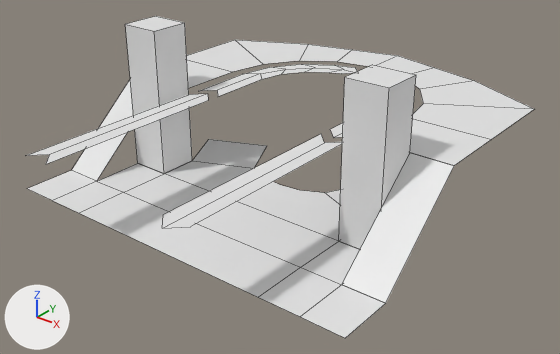
The Blender file assets/london/ealn/ealn.blend, before and after one commit.
Camera for both pictures: a 50 mm camera at (32.0, -44.0, 25.4) aimed at (1.4, -5.7, 1.7). Arrows for +X, +Y and +Z are at lower left; the lights stay in place. Mesh edges are drawn as thin lines.

In view in the first picture: 'airline.southbound.001', 'airline.southbound.003', 'airline.southbound.2', 'lift.entry', 'lift.exit', 'platform.1', 'stairs.entry', 'stairs.exit', 'tickethall.ground'.
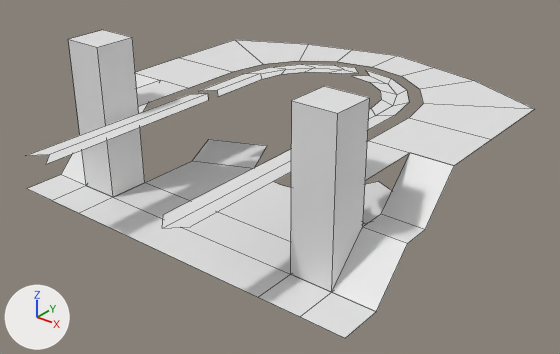
Changed parts and their boxes [x1, y1, x2, y2] in the pictures (560 x 354 px; the box of a moved part takes in the faces that stretch with it):
'tickethall.ground', reshaped
    before: [27, 139, 386, 338]
    after: [27, 139, 392, 338]
'lift.entry', moved
    before: [339, 65, 416, 249]
    after: [291, 86, 370, 292]
'lift.exit', moved
    before: [125, 16, 192, 174]
    after: [68, 30, 145, 197]
'platform.1', reshaped (15% wider, 13% taller)
    before: [187, 40, 534, 165]
    after: [135, 40, 534, 181]
'stairs.entry', reshaped, moved (9% wider)
    before: [342, 153, 454, 303]
    after: [332, 153, 454, 312]
'stairs.exit', reshaped
    before: [72, 80, 133, 181]
    after: [61, 73, 159, 185]
part 1 of me_plane_028, moved or reshaped
    before: [59, 161, 386, 315]
    after: [59, 161, 375, 315]
part 4 of me_plane_006, built on
    before: [187, 60, 232, 88]
    after: [135, 58, 232, 106]
part 5 of me_plane_006, built on
    before: [410, 119, 491, 165]
    after: [365, 118, 491, 181]
'airline.southbound.000', unchanged, uncovered by the edit
    before: [330, 123, 343, 138]
    after: [353, 70, 409, 130]

The change in detail:
me_plane_028 has 27 vertices, 11 faces and spans x 0.0..28.0, y 0.0..17.0, z 0.0.
me_plane_028 is used by ob_tickethall_ground; location (-14.0, -16.0, 0.0).
me_plane_028 part 1: all 10 vertices in x 0.0..28.0, y 4.0..8.0, z 0.0 are scaled about the mesh origin by (1, 0.75, 1).
me_plane_027 has 4 vertices, 1 face and spans x -3.0..0.0, y 0.0..7.0, z -6.0..0.0.
me_plane_027 is used by ob_stairs_exit; location (-14.0, -5.0, 6.0); rotation (0.0, 0.0, -3.142), in degrees (0, 0, -180).
Verts and faces of me_plane_027; kept vertices keep their numbers, new ones are numbered from 4.
Before the commit, vertices of me_plane_027: 0 (-3.0, 7.0, -6.0) at pixel (96, 181), 1 (0.0, 7.0, -6.0) at pixel (71, 170), 2 (0.0, 0.0, 0.0), 3 (-3.0, 0.0, 0.0).
Part 2, on me_plane_027:
Vertices deleted: 0, 1 (with the faces that use them).
New vertex 4 is at (-3.0, 3.0, -3.0).
New vertex 5 is at (-3.0, 5.0, -3.0).
New vertex 6 is at (-3.0, 8.0, -6.0), pixel (86, 185).
New vertices 7, 8, 9 stand at vertices 4, 5, 6, in that order, plus (3.0, 0.0, 0.0).
New faces: (2, 7, 4, 3), (4, 7, 8, 5), (5, 8, 9, 6).
me_plane_007 has 4 vertices, 1 face and spans x -3.0..0.0, y 0.0..7.0, z -6.0..0.0.
me_plane_007 is used by ob_stairs_entry; location (11.0, -5.0, 6.0); rotation (0.0, 0.0, -3.142), in degrees (0, 0, -180).
Verts and faces of me_plane_007; kept vertices keep their numbers, new ones are numbered from 4.
Before the commit, vertices of me_plane_007: 0 (-3.0, 7.0, -6.0) at pixel (385, 303), 1 (0.0, 7.0, -6.0) at pixel (341, 284), 2 (0.0, 0.0, 0.0) at pixel (410, 152), 3 (-3.0, 0.0, 0.0) at pixel (454, 165).
Part 3, on me_plane_007:
Vertices deleted: 2, 3 (with the faces that use them).
New vertex 4 is at (-3.0, 4.0, -3.0), pixel (407, 243).
New vertex 5 is at (-3.0, 2.0, -3.0), pixel (425, 229).
New vertex 6 is at (-3.0, -1.0, 0.0), pixel (454, 165).
New vertices 7, 8, 9 stand at vertices 4, 5, 6, in that order, plus (3.0, 0.0, 0.0).
New faces: (0, 4, 7, 1), (4, 5, 8, 7), (5, 6, 9, 8).
me_plane_006 has 22 vertices, 10 faces and spans x -2.0..26.0, y 5.0..22.0, z 0.0.
me_plane_006 is used by ob_platform_1; location (-12.0, -10.0, 6.0).
Verts and faces of me_plane_006; kept vertices keep their numbers, new ones are numbered from 22.
Before the commit, vertices of me_plane_006: 0 (-2.0, 10.0, 0.0), 1 (-2.0, 5.0, 0.0), 2 (4.0, 5.0, 0.0) at pixel (188, 88), 3 (4.0, 10.0, 0.0) at pixel (232, 71).
Before the commit, vertices of me_plane_006: 18 (26.0, 10.0, 0.0) at pixel (491, 139), 19 (20.0, 10.0, 0.0), 20 (26.0, 5.0, 0.0) at pixel (454, 165), 21 (20.0, 5.0, 0.0).
Part 4, on me_plane_006:
Faces deleted: (0, 3, 2, 1).
New vertex 25 is at (1.0, 5.0, 0.0), pixel (160, 80).
New vertex 26 is at (4.0, 0.0, 0.0), pixel (138, 106).
New vertex 27 is at (1.0, 0.0, 0.0).
New faces: (0, 3, 2, 25, 1), (2, 26, 27, 25).
Part 5, on me_plane_006:
Faces deleted: (18, 20, 21, 19).
New vertex 22 is at (23.0, 5.0, 0.0), pixel (410, 152).
New vertex 23 is at (20.0, 0.0, 0.0).
New vertex 24 is at (23.0, 0.0, 0.0), pixel (365, 180).
New faces: (18, 20, 22, 21, 19), (21, 22, 24, 23).
Object 'lift.exit' (ob_lift_exit) moves from (-9.0, -7.0, 0.0) to (-9.0, -12.0, 0.0).
Object 'stairs.entry' (ob_stairs_entry) moves from (11.0, -5.0, 6.0) to (11.0, -6.0, 6.0).
Object 'lift.entry' (ob_lift_entry) moves from (10.0, -7.0, 0.0) to (10.0, -12.0, 0.0).
